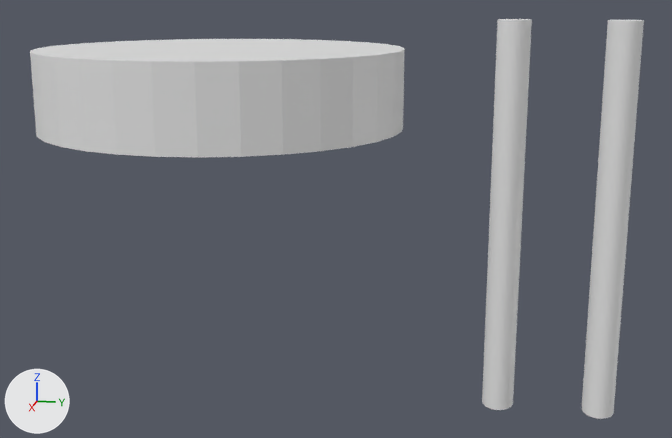
A saved change to the Blender file Keychain02_Kreya_v03.blend.
Rendered twice from a 50 mm lens placed at (5.34, 1.62, 1.14), pointed at (-0.03, 0.55, -0.21). Every picture has the same lights, and +X, +Y and +Z are marked at lower left. The older version comes first.
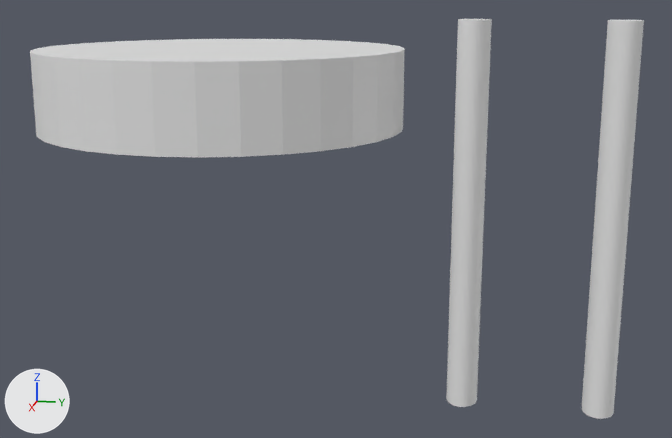
Where the change shows, as pixel boxes [x1, y1, x2, y2] in the pictures (672 x 438 px):
'Cylinder.004', moved: before [482, 19, 532, 410]; after [446, 19, 492, 407]

The change, as a list of edits to the scene's bpy script:
```text
Change ob_cylinder_004:
    ob_cylinder_004.location: (0.643, 1.565, 0.0) -> (0.643, 1.374, 0.0)
```
